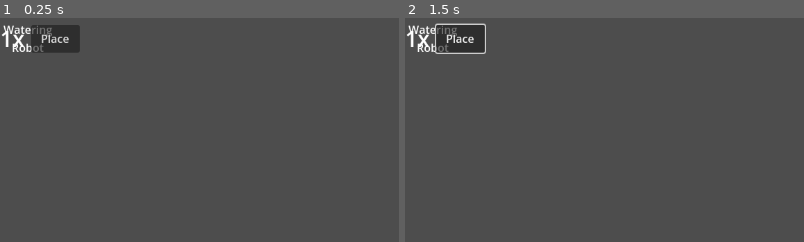
Above: before the commit, frames 1-2 (left to right).
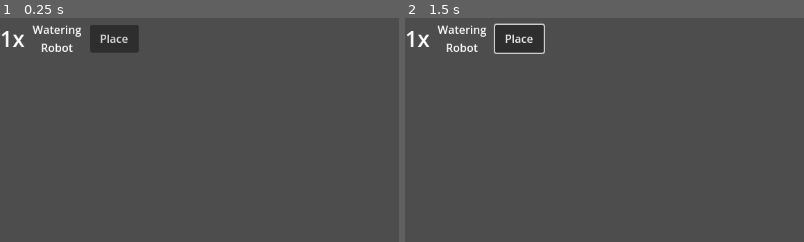
Above: after the commit, the same moments.

Repository: DevFTB/Moonbeam-Meadows
Game: Godot game, scene res://GUI/inventory_robot_list_tile.tscn
Two runs of this game, one before a commit and one after it. Both use one fixed random seed, a clock stepped at 60 frames per second and the inputs below. This scene is started directly instead of the project's main scene.
Inputs (mouse positions are % of the whole screen's width and height, from its top left):
- Up to frame 1 (0.25 s): no input
- Up to frame 2 (1.5 s): click "Place" at 0.5 s; tap Enter at 1.25 s; move the mouse to (72, 45) at 1.27 s; hold D (move_right) from 1.28 s (still down); hold E (interact) from 1.28 s (still down); click (72, 45) at 1.42 s
The pictures show only the part of the screen within x 0-50%, y 0-50%; the shares and areas given below are measured in that part.

The runs differ from the first frame. In frame 1, 3.0% of the frame differs, in the area x 0-35%, y 3-16%; in frame 2, 3.4%, in the area x 0-36%, y 2-17%.

Commit message:
fixes, plus pulsing energy recharge

Diff:
--- a/GUI/RobotInventoryGUI.gd
+++ b/GUI/RobotInventoryGUI.gd
@@ -2,7 +2,7 @@
 
 @export var inventory : InventoryComponent
 
-var list_tile_scene = preload("res://Inventory/inventory_robot_list_tile.tscn")
+var list_tile_scene = preload("res://GUI/inventory_robot_list_tile.tscn")
 
 func _ready():
 	inventory.inventory_modified.connect(_on_inventory_modified)
--- a/GUI/inventory_robot_list_tile.tscn
+++ b/GUI/inventory_robot_list_tile.tscn
@@ -1,6 +1,6 @@
 [gd_scene load_steps=4 format=3 uid="uid://8s5gvu1etb4j"]
 
-[ext_resource type="Script" path="res://Inventory/InventoryRobotListTile.gd" id="1_1vmnf"]
+[ext_resource type="Script" path="res://GUI/InventoryRobotListTile.gd" id="1_2isvl"]
 
 [sub_resource type="LabelSettings" id="LabelSettings_fb33o"]
 font_size = 32
@@ -9,7 +9,9 @@
 
 [node name="InventoryRobotListTile" type="HBoxContainer"]
 custom_minimum_size = Vector2(0, 60)
-script = ExtResource("1_1vmnf")
+offset_right = 200.0
+offset_bottom = 60.0
+script = ExtResource("1_2isvl")
 
 [node name="AmountLabel" type="Label" parent="."]
 layout_mode = 2
--- a/Level/Energy Station/EnergyStation.gd
+++ b/Level/Energy Station/EnergyStation.gd
@@ -5,6 +5,7 @@
 var robots = []
 
 var power_tiles = []
+
 # Called when the node enters the scene tree for the first time.
 func _ready():
 	calculate_power_tiles()
@@ -42,3 +43,23 @@
 func remove_robot(robot: Robot) -> void:
 	robots.erase(robot)
 	gui.update_gui()
+
+func _on_pulse_timer_timeout():
+	pulse()
+	pass # Replace with function body.
+
+func pulse():
+	var pulse_query_params = PhysicsShapeQueryParameters2D.new()
+	pulse_query_params.collision_mask = 0b10
+
+	var query_shape = RectangleShape2D.new()
+	query_shape.size = Vector2(32 * (power_range + 1), 32 * (power_range + 1))
+	pulse_query_params.shape = query_shape
+	pulse_query_params.transform = get_global_transform()
+	var intersected_shapes = get_world_2d().direct_space_state.intersect_shape(pulse_query_params)
+	print(intersected_shapes)
+	for shape in intersected_shapes:
+		if shape["collider"].is_in_group("robot"):
+			var robot = shape["collider"] as Robot
+			robot.add_energy(99999)
+	pass
--- /dev/null
+++ b/Level/Energy Station/energy_station.tscn
@@ -0,0 +1,99 @@
+[gd_scene load_steps=12 format=3 uid="uid://si140o2awqdt"]
+
+[ext_resource type="Script" path="res://Level/Energy Station/EnergyStation.gd" id="1_ykrsn"]
+[ext_resource type="Texture2D" uid="uid://cpllgfkuq2efd" path="res://Level/Energy Station/energy_station.png" id="2_4ubjf"]
+
+[sub_resource type="AtlasTexture" id="AtlasTexture_0yc4t"]
+atlas = ExtResource("2_4ubjf")
+region = Rect2(0, 0, 32, 64)
+
+[sub_resource type="AtlasTexture" id="AtlasTexture_xmrxh"]
+atlas = ExtResource("2_4ubjf")
+region = Rect2(32, 0, 32, 64)
+
+[sub_resource type="AtlasTexture" id="AtlasTexture_68tej"]
+atlas = ExtResource("2_4ubjf")
+region = Rect2(64, 0, 32, 64)
+
+[sub_resource type="AtlasTexture" id="AtlasTexture_28scl"]
+atlas = ExtResource("2_4ubjf")
+region = Rect2(96, 0, 32, 64)
+
+[sub_resource type="AtlasTexture" id="AtlasTexture_ry6l5"]
+atlas = ExtResource("2_4ubjf")
+region = Rect2(128, 0, 32, 64)
+
+[sub_resource type="SpriteFrames" id="SpriteFrames_6xwl5"]
+animations = [{
+"frames": [{
+"duration": 1.0,
+"texture": SubResource("AtlasTexture_0yc4t")
+}, {
+"duration": 1.0,
+"texture": SubResource("AtlasTexture_xmrxh")
+}, {
+"duration": 1.0,
+"texture": SubResource("AtlasTexture_68tej")
+}, {
+"duration": 1.0,
+"texture": SubResource("AtlasTexture_28scl")
+}, {
+"duration": 1.0,
+"texture": SubResource("AtlasTexture_ry6l5")
+}],
+"loop": true,
+"name": &"default",
+"speed": 0.5
+}]
+
+[sub_resource type="CircleShape2D" id="CircleShape2D_p2cju"]
+radius = 88.8144
+
+[sub_resource type="RectangleShape2D" id="RectangleShape2D_lggnc"]
+size = Vector2(96, 96)
+
+[sub_resource type="RectangleShape2D" id="RectangleShape2D_8rcr6"]
+size = Vector2(24, 29)
+
+[node name="Energy Station" type="Node2D"]
+position = Vector2(528, 272)
+script = ExtResource("1_ykrsn")
+
+[node name="AnimatedSprite2D" type="AnimatedSprite2D" parent="."]
+sprite_frames = SubResource("SpriteFrames_6xwl5")
+autoplay = "default"
+frame_progress = 0.330715
+offset = Vector2(0, -16)
+
+[node name="PlayerInteractArea" type="Area2D" parent="."]
+position = Vector2(0, -14)
+collision_layer = 0
+monitorable = false
+
+[node name="CollisionShape2D" type="CollisionShape2D" parent="PlayerInteractArea"]
+shape = SubResource("CircleShape2D_p2cju")
+
+[node name="RobotInteractArea" type="Area2D" parent="."]
+collision_layer = 0
+collision_mask = 2
+monitorable = false
+
+[node name="CollisionShape2D" type="CollisionShape2D" parent="RobotInteractArea"]
+shape = SubResource("RectangleShape2D_lggnc")
+
+[node name="StaticBody2D" type="StaticBody2D" parent="."]
+collision_layer = 4
+collision_mask = 0
+
+[node name="CollisionShape2D" type="CollisionShape2D" parent="StaticBody2D"]
+position = Vector2(0, -0.5)
+shape = SubResource("RectangleShape2D_8rcr6")
+
+[node name="PulseTimer" type="Timer" parent="."]
+autostart = true
+
+[connection signal="body_entered" from="PlayerInteractArea" to="." method="_on_interact_area_body_entered"]
+[connection signal="body_exited" from="PlayerInteractArea" to="." method="_on_interact_area_body_exited"]
+[connection signal="body_entered" from="RobotInteractArea" to="." method="_on_interact_area_body_entered"]
+[connection signal="body_exited" from="RobotInteractArea" to="." method="_on_interact_area_body_exited"]
+[connection signal="timeout" from="PulseTimer" to="." method="_on_pulse_timer_timeout"]
--- a/Level/moon.tscn
+++ b/Level/moon.tscn
@@ -7,6 +7,7 @@
 [ext_resource type="Resource" uid="uid://da3d7042yonen" path="res://Level/Crops/Resources/crop_moon_wheat.tres" id="3_v0lsh"]
 [ext_resource type="Resource" uid="uid://d4eq6g7albnb4" path="res://Level/Fertiliser/fertiliser_lunar_sprinkles.tres" id="4_57r43"]
 [ext_resource type="Script" path="res://GUI/ToolGUI.gd" id="4_i0hmv"]
+[ext_resource type="PackedScene" uid="uid://si140o2awqdt" path="res://Level/Energy Station/energy_station.tscn" id="6_b6ae7"]
 [ext_resource type="Script" path="res://Level/Trade Station/TradeStation.gd" id="8_3x22d"]
 [ext_resource type="Script" path="res://Inventory/InventoryComponent.gd" id="9_iadx0"]
 [ext_resource type="Script" path="res://GUI/PhoneGUI.gd" id="9_kceb6"]
@@ -33,62 +34,14 @@
 [ext_resource type="PackedScene" uid="uid://spk8mxahrjo3" path="res://Level/Energy Station/robot_list_tile.tscn" id="21_mjtxo"]
 [ext_resource type="Script" path="res://GUI/ErrorPassLabel.gd" id="28_48y4d"]
 [ext_resource type="Resource" uid="uid://bhgci1lelg6mr" path="res://Robots/WateringRobot/water_robot_resource.tres" id="30_acke8"]
-[ext_resource type="Script" path="res://Level/Energy Station/EnergyStation.gd" id="31_d0ajy"]
-[ext_resource type="Texture2D" uid="uid://cpllgfkuq2efd" path="res://Level/Energy Station/energy_station.png" id="34_nfl1j"]
-[ext_resource type="PackedScene" path="res://Robots/WateringRobot/watering_robot.tscn" id="35_74b3b"]
+[ext_resource type="PackedScene" uid="uid://cnbuxj36mxtbt" path="res://Robots/WateringRobot/watering_robot.tscn" id="35_74b3b"]
 [ext_resource type="Script" path="res://GUI/EditingCamera.gd" id="37_irf5s"]
 
-[sub_resource type="AtlasTexture" id="AtlasTexture_0yc4t"]
-atlas = ExtResource("34_nfl1j")
-region = Rect2(0, 0, 32, 64)
-
-[sub_resource type="AtlasTexture" id="AtlasTexture_xmrxh"]
-atlas = ExtResource("34_nfl1j")
-region = Rect2(32, 0, 32, 64)
-
-[sub_resource type="AtlasTexture" id="AtlasTexture_68tej"]
-atlas = ExtResource("34_nfl1j")
-region = Rect2(64, 0, 32, 64)
-
-[sub_resource type="AtlasTexture" id="AtlasTexture_28scl"]
-atlas = ExtResource("34_nfl1j")
-region = Rect2(96, 0, 32, 64)
-
-[sub_resource type="AtlasTexture" id="AtlasTexture_ry6l5"]
-atlas = ExtResource("34_nfl1j")
-region = Rect2(128, 0, 32, 64)
-
-[sub_resource type="SpriteFrames" id="SpriteFrames_6xwl5"]
-animations = [{
-"frames": [{
-"duration": 1.0,
-"texture": SubResource("AtlasTexture_0yc4t")
-}, {
-"duration": 1.0,
-"texture": SubResource("AtlasTexture_xmrxh")
-}, {
-"duration": 1.0,
-"texture": SubResource("AtlasTexture_68tej")
-}, {
-"duration": 1.0,
-"texture": SubResource("AtlasTexture_28scl")
-}, {
-"duration": 1.0,
-"texture": SubResource("AtlasTexture_ry6l5")
-}],
-"loop": true,
-"name": &"default",
-"speed": 0.5
-}]
+[sub_resource type="RectangleShape2D" id="RectangleShape2D_111q6"]
+size = Vector2(60, 28)
 
 [sub_resource type="CircleShape2D" id="CircleShape2D_p2cju"]
 radius = 88.8144
-
-[sub_resource type="RectangleShape2D" id="RectangleShape2D_8rcr6"]
-size = Vector2(24, 29)
-
-[sub_resource type="RectangleShape2D" id="RectangleShape2D_111q6"]
-size = Vector2(60, 28)
 
 [sub_resource type="RectangleShape2D" id="RectangleShape2D_0saux"]
 size = Vector2(20, 14)
@@ -153,32 +106,8 @@
 
 [node name="Entities" type="Node2D" parent="."]
 
-[node name="Energy Station" type="Node2D" parent="." node_paths=PackedStringArray("gui")]
-position = Vector2(528, 272)
-script = ExtResource("31_d0ajy")
+[node name="Energy Station" parent="." node_paths=PackedStringArray("gui") instance=ExtResource("6_b6ae7")]
 gui = NodePath("../CanvasLayer/GUI/OverscreenUI/EnergyStationGUI")
-
-[node name="AnimatedSprite2D" type="AnimatedSprite2D" parent="Energy Station"]
-sprite_frames = SubResource("SpriteFrames_6xwl5")
-autoplay = "default"
-frame_progress = 0.330715
-offset = Vector2(0, -16)
-
-[node name="InteractArea" type="Area2D" parent="Energy Station"]
-position = Vector2(0, -14)
-collision_layer = 0
-monitorable = false
-
-[node name="CollisionShape2D" type="CollisionShape2D" parent="Energy Station/InteractArea"]
-shape = SubResource("CircleShape2D_p2cju")
-
-[node name="StaticBody2D" type="StaticBody2D" parent="Energy Station"]
-collision_layer = 4
-collision_mask = 0
-
-[node name="CollisionShape2D" type="CollisionShape2D" parent="Energy Station/StaticBody2D"]
-position = Vector2(0, -0.5)
-shape = SubResource("RectangleShape2D_8rcr6")
 
 [node name="Trade Station" type="Node2D" parent="." node_paths=PackedStringArray("gui")]
 position = Vector2(320, 256)
@@ -859,8 +788,6 @@
 zoom = Vector2(2, 2)
 script = ExtResource("37_irf5s")
 
-[connection signal="body_entered" from="Energy Station/InteractArea" to="Energy Station" method="_on_interact_area_body_entered"]
-[connection signal="body_exited" from="Energy Station/InteractArea" to="Energy Station" method="_on_interact_area_body_exited"]
 [connection signal="tool_changed" from="Player" to="CanvasLayer/GUI/ToolGUI" method="_on_player_tool_changed"]
 [connection signal="pressed" from="CanvasLayer/GUI/OverscreenUI/EnergyStationGUI/RobotDetails/RobotActionButtonGrid/EditPathButton" to="CanvasLayer/GUI/OverscreenUI/EnergyStationGUI" method="_on_edit_path_button_pressed"]
 [connection signal="pressed" from="CanvasLayer/GUI/PathSelectionGUI/ClearButton" to="CanvasLayer/GUI/PathSelectionGUI" method="_on_clear_button_pressed"]
--- a/Robots/Robot.gd
+++ b/Robots/Robot.gd
@@ -145,6 +145,12 @@
 	else:
 		is_navigation_finished = true
 
+func add_energy(amount: int) -> void:
+	energy = min(energy + amount, energy_capacity)
+	print("added %d energy, now at %d" % [amount, energy])
+	check_power()
+	pass
+
 func has_energy():
 	return energy > 0
 
Not shown: 1 places in Level/moon.tscn that only renumber resources
Not shown: 1 places in Robots/WateringRobot/water_robot_resource.tres that only renumber resources
